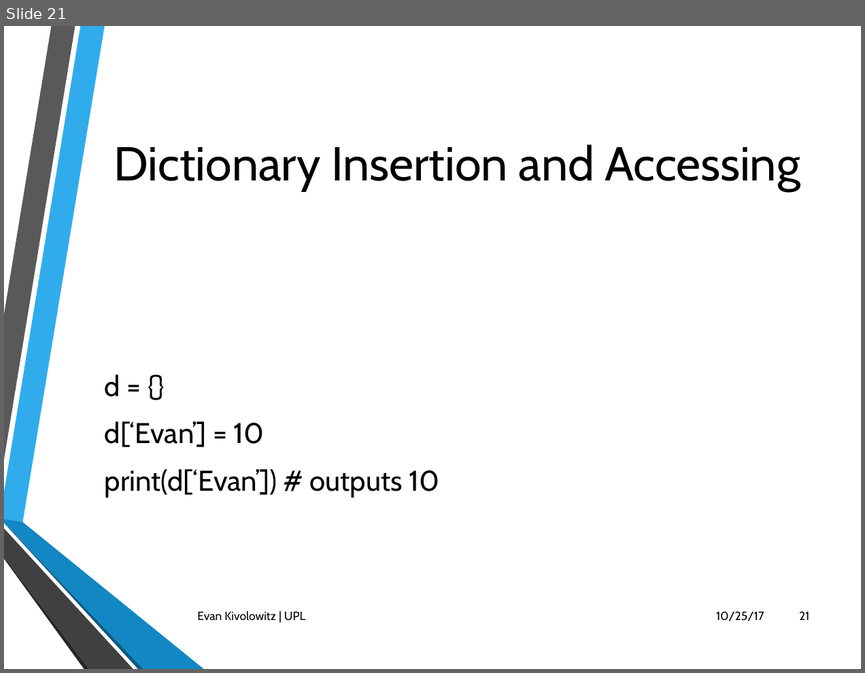
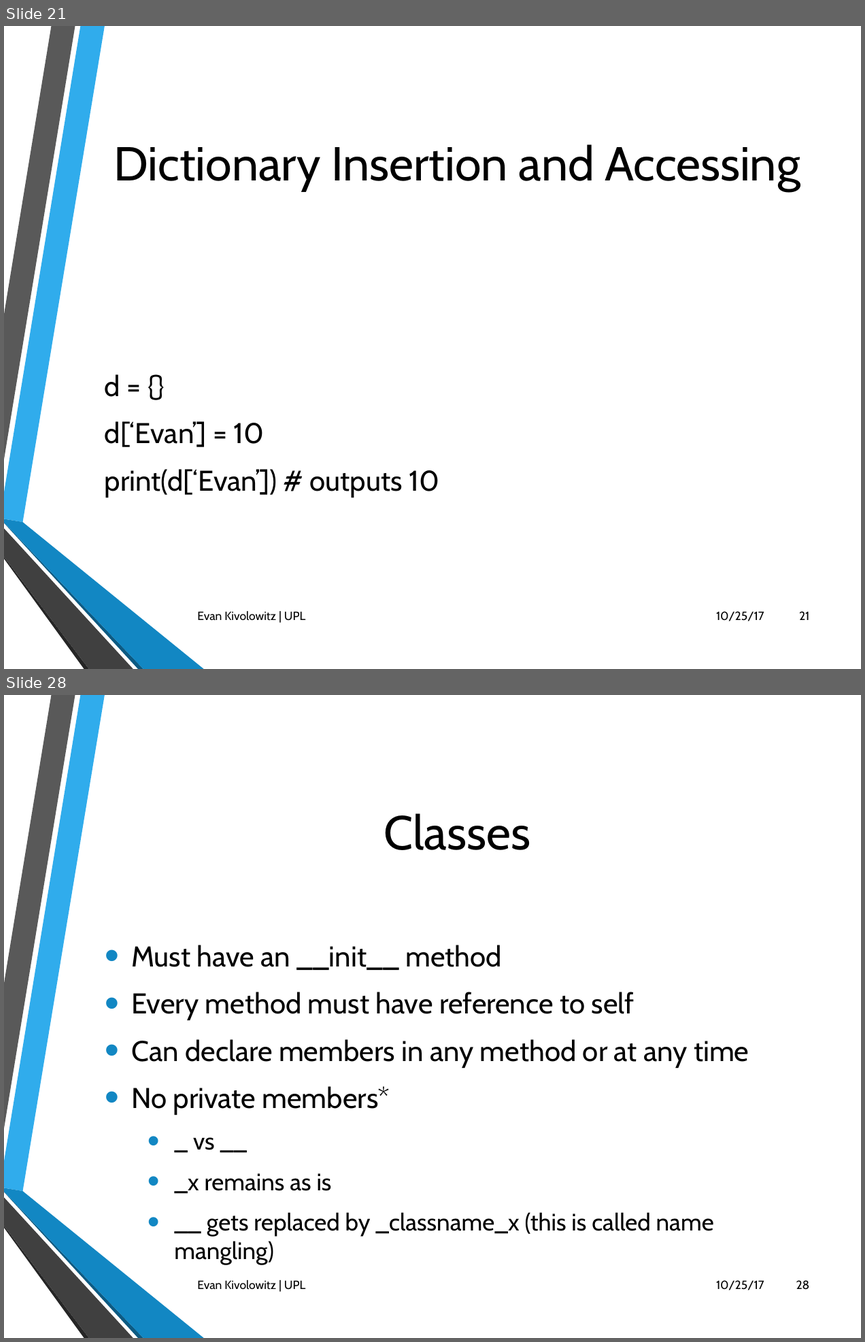
Before and after one commit to ekivolowitz/PythonTalk, a slide deck: Python.pptx. Shown one above the other, each under a label of ours: slide 21 before the commit, slides 21 and 28 after it; the slides between them are not shown. The pictures are 865x673 and 865x1342 pixels, drawn with LibreOffice and Linux fonts; fonts in the diff are those of the drawing; background and template pictures are left out. Boxes give left, top, right and bottom in pixels: in the first picture for what was removed or moved away, otherwise in the second. Text is boxed around its words. In the diff, an @@ line names an element or a change of style, - is before the commit and + after.

```diff
--- a/Python.pptx
+++ b/Python.pptx
@@ slide 28 added at [4, 695, 861, 1338], background picture (left out); not listed: 6 template elements that a slide beside it also shows @@
@@ title added at [383, 813, 530, 850], 40 pt, text #000000 @@
+Classes
@@ text added at [131, 945, 749, 1265], 24 pt, text #000000 @@
+• Must have an __init__ method
+• Every method must have reference to self
+• Can declare members in any method or at any time
+• No private members*
+  • _ vs __
+  • _x remains as is
+  • __ gets replaced by _classname_x (this is called name mangling)
@@ text added at [197, 1280, 305, 1289], 10 pt, text #000000 @@
+Evan Kivolowitz | UPL
@@ text added at [716, 1280, 764, 1290], 10 pt, text #000000 @@
+10/25/17
@@ page number added at [796, 1280, 810, 1289], 10 pt, text #000000 @@
+28
```
Also in this commit, not shown: 3 slides changed, 7 other slides added, 14 other files.
